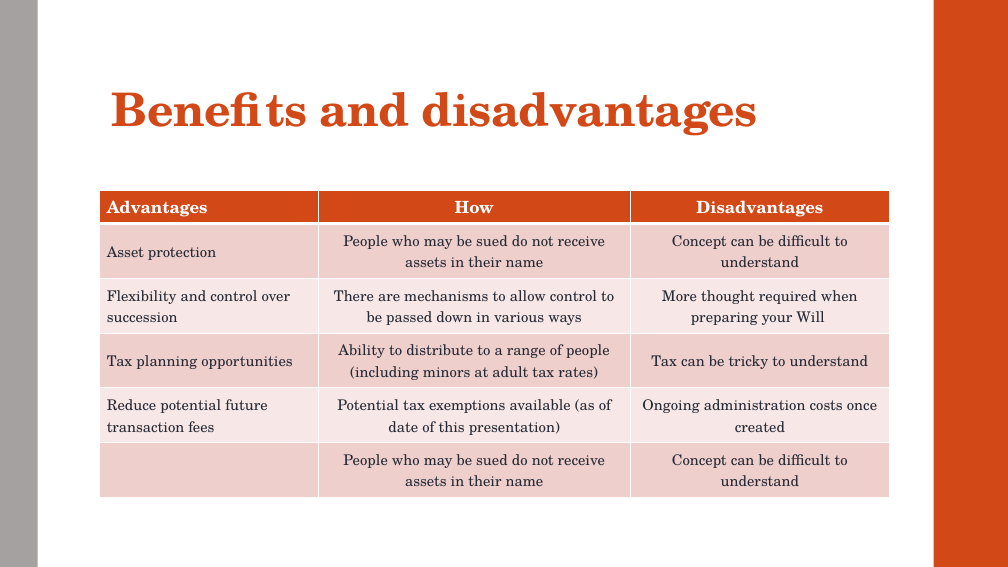
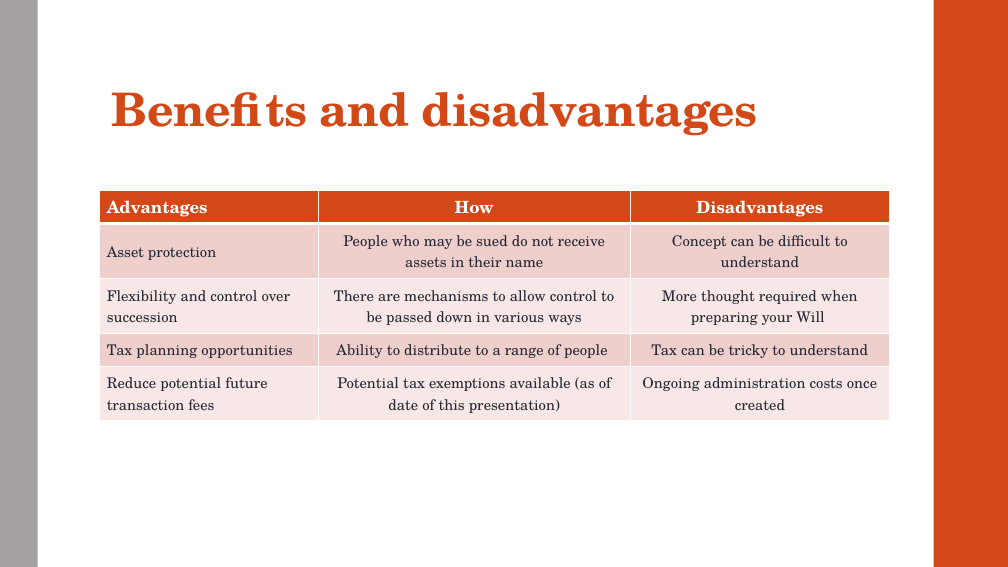
Before and after one commit to dariuschats/dariuschats.github.io, a slide deck: slide 35 of downloadables/other/Estate planning/Estate Planning Meeting Slides.pptx (slide 37 before the commit). Drawn at 1008x567 pixels with LibreOffice and Linux fonts; fonts in the diff are those of the drawing. Boxes give left, top, right and bottom in pixels: in the first picture for what was removed or moved away, otherwise in the second. Text is boxed around its words. In the diff, an @@ line names an element or a change of style, - is before the commit and + after.

Commit message:
updated slides

```diff
--- a/downloadables/other/Estate planning/Estate Planning Meeting Slides.pptx
+++ b/downloadables/other/Estate planning/Estate Planning Meeting Slides.pptx
@@ table at [99, 191, 889, 417] @@
-row 4, column 2: Ability to distribute to a range of people (including minors at adult tax rates)
+row 4, column 2: Ability to distribute to a range of people
-row 6:  | People who may be sued do not receive assets in their name | Concept can be difficult to understand
```
Also in this commit, not shown: 4 other slides changed, 1 slide added, 1 slide removed, 2 other files.
